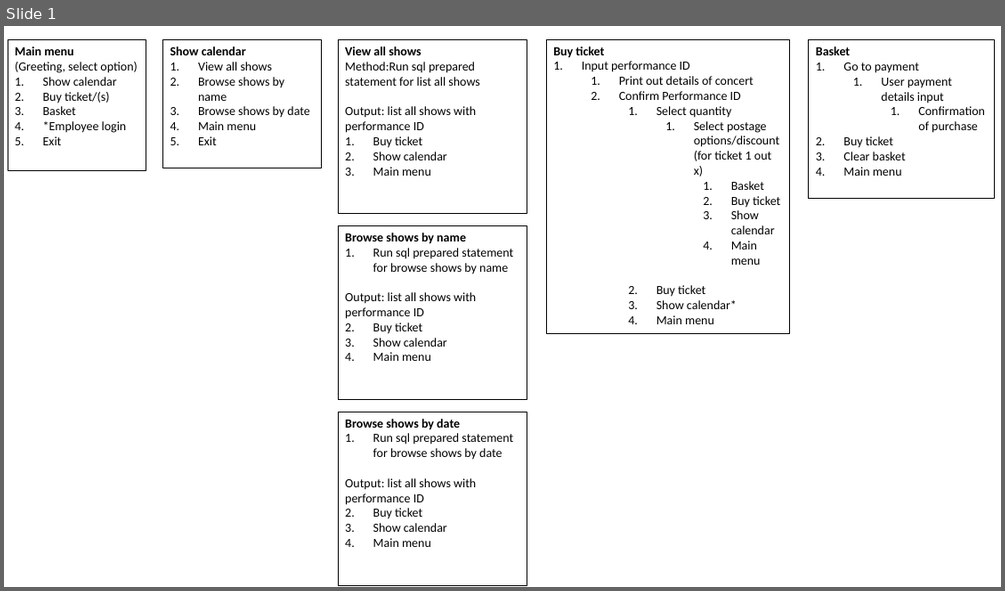
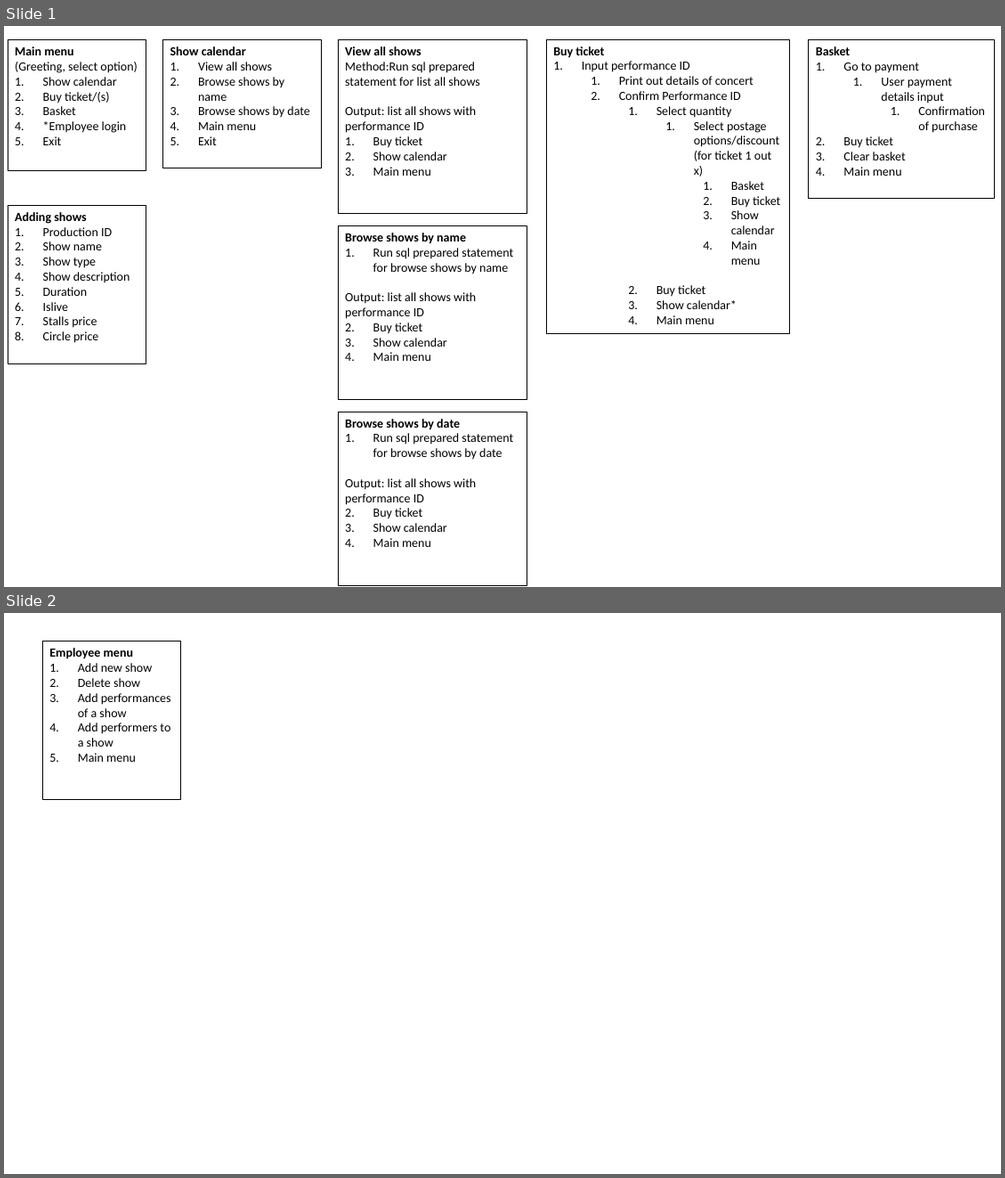
Before and after one commit to SpyroFenton/theTheatreRoyal, a slide deck: ControllerBranch.pptx. Shown one above the other, each under a label of ours: slide 1 before the commit, slides 1 and 2 after it. The pictures are 1005x591 and 1005x1178 pixels, drawn with LibreOffice and Linux fonts; fonts in the diff are those of the drawing. Boxes give left, top, right and bottom in pixels: in the first picture for what was removed or moved away, otherwise in the second. Text is boxed around its words. In the diff, an @@ line names an element or a change of style, - is before the commit and + after.

```diff
--- a/ControllerBranch.pptx
+++ b/ControllerBranch.pptx
@@ slide 2 added at [4, 613, 1001, 1174], background #FFFFFF @@
@@ rectangle added at [42, 641, 180, 800], outline #000000 0.5 pt, 12 pt, text #000000 @@
+Employee menu
+1. Add new show
+2. Delete show
+3. Add performances of a show
+4. Add performers to a show
+5. Main menu
@@ slide 1 changed as well @@
@@ rectangle added at [8, 206, 146, 364], outline #000000 0.5 pt, 12 pt, text #000000 @@
+Adding shows
+1. Production ID
+2. Show name
+3. Show type
+4. Show description
+5. Duration
+6. Islive
+7. Stalls price
+8. Circle price
```
